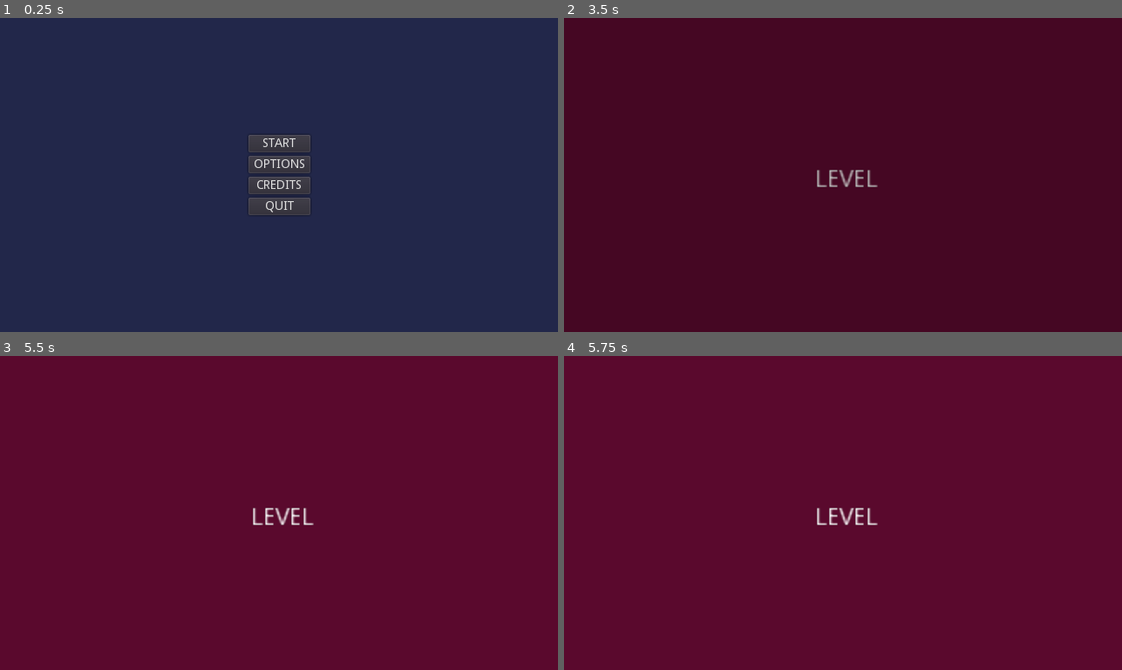
Above: before the commit, frames 1-4 (two rows, left to right).
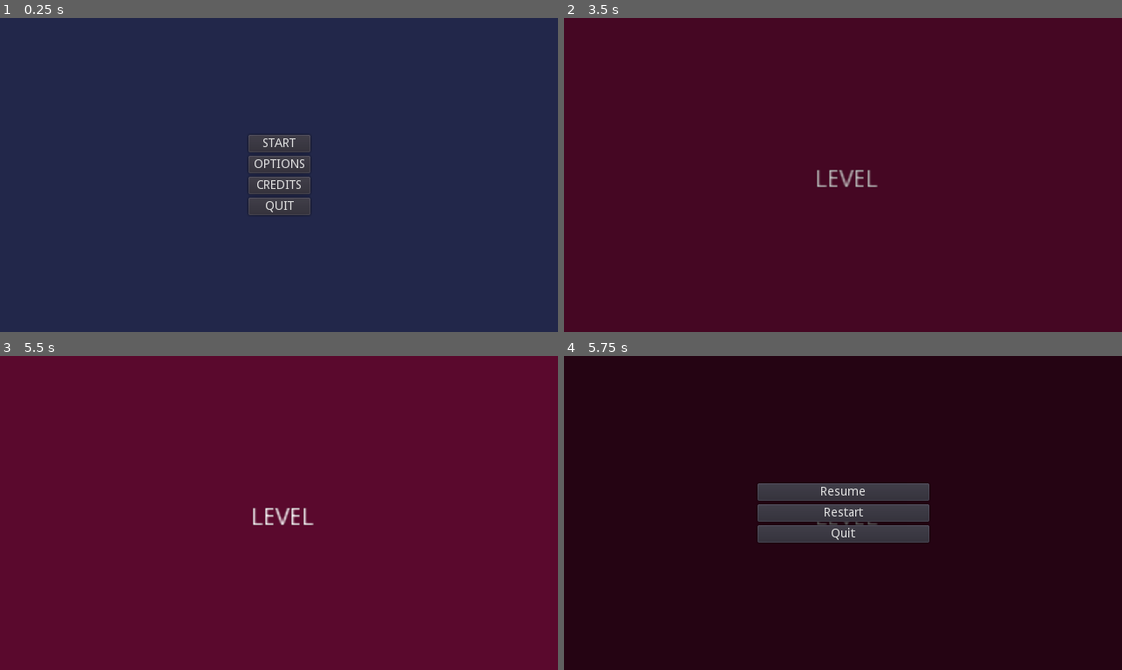
Above: after the commit, the same moments.

Repository: rickyyR/Godot-Blast-Off
Game: Godot game, scene res://Scenes/IntroScene.tscn
Same seed, same stepped clock (60 frames per second), same inputs: the game is played once before the commit and once after it.
Inputs:
- Up to frame 1 (0.25 s): no input
- Up to frame 2 (3.5 s): click "CREDITS" at 0.5 s; tap Enter at 2 s; click "START" at 2.75 s
- Up to frame 3 (5.5 s): tap Space at 4.25 s; tap Enter at 5 s
- Up to frame 4 (5.75 s): tap Escape (ui_cancel) at 5.65 s

Frames 1-3 are identical in both runs. In frame 4, 100% of the frame differs, in the area x 0-100%, y 0-100%.
Error before the commit: Parse Error: The member "visible" already exists in a parent class. (res://Scripts/Autoload/pause_menu.gd:4)

Commit message:
Safety and conventional

Diff:
--- a/Scenes/Autoload/MusicPlayer.tscn
+++ b/Scenes/Autoload/MusicPlayer.tscn
@@ -6,3 +6,5 @@
 pause_mode = 1
 bus = "Music"
 script = ExtResource( 1 )
+
+[connection signal="finished" from="." to="." method="_on_MusicPlayer_finished"]
--- a/Scripts/Autoload/music_player.gd
+++ b/Scripts/Autoload/music_player.gd
@@ -1,44 +1,71 @@
 # MusicPlayer
 extends AudioStreamPlayer
 
+const modes:= ["PLAY_NEXT", "PLAY_PREVIOUS", "PLAY_RANDOM", "LOOP"]
 # You can add more tracks to this list
-onready var playlist:= [preload("res://Assets/menu_soundtrack_by_cactusdude.ogg")]
-onready var current_track_index:= 0
+var playlist:= [preload("res://Assets/menu_soundtrack_by_cactusdude.ogg")]
+var current_mode = "PLAY_NEXT" setget set_mode, get_mode
+var _current_track_index:= 0 setget set_current_index, get_current_index
 
 func _ready() -> void:
-	play_specific_from_playlist(current_track_index)
+	play_specific_from_playlist(_current_track_index)
 	switch_playing()
 
 func play_random() -> void:
 	randomize()
 	var rand_index = randi() % playlist.size() - 1
 	stream = playlist[rand_index]
-	current_track_index = rand_index
+	_current_track_index = rand_index
 
 func play_specific_from_playlist(index: int) -> void:
 	if index > playlist.size() - 1:
 		pass
 	else:
-		current_track_index = index
-		stream = playlist[current_track_index]
+		_current_track_index = index
+		stream = playlist[_current_track_index]
 
 func play_next() -> void:
-	if current_track_index + 1 > playlist.size() - 1:
-		current_track_index = 0
+	if _current_track_index + 1 > playlist.size() - 1:
+		_current_track_index = 0
 	else:
-		current_track_index += 1
-	stream = playlist[current_track_index]
+		_current_track_index += 1
+	stream = playlist[_current_track_index]
 
 func play_previous() -> void:
-	if current_track_index - 1 < 0:
-		current_track_index = playlist.size() - 1
+	if _current_track_index - 1 < 0:
+		_current_track_index = playlist.size() - 1
 	else:
-		current_track_index -= 1
+		_current_track_index -= 1
 
-	stream = playlist[current_track_index]
+	stream = playlist[_current_track_index]
 
 func switch_playing() -> void:
 	if playing:
 		playing = false
 	else:
 		playing = true
+
+func set_mode(new_mode: String) -> void:
+	if modes.find(new_mode) != -1:
+		current_mode = new_mode
+
+func get_mode() -> String:
+	return current_mode
+
+func set_current_index(new_index: int) -> void:
+	if new_index >= playlist.size() - 1:
+		_current_track_index = new_index
+
+func get_current_index() -> int:
+	return _current_track_index
+
+func _on_MusicPlayer_finished() -> void:
+	match current_mode:
+		"PLAY_NEXT":
+			play_next()
+		"PLAY_PREVIOUS":
+			play_previous()
+		"PLAY_RANDOM":
+			play_random()
+		"LOOP":
+			play_specific_from_playlist(_current_track_index)
--- a/Scripts/Autoload/pause_menu.gd
+++ b/Scripts/Autoload/pause_menu.gd
@@ -1,9 +1,9 @@
 # PauseMenu
 extends CanvasLayer
 
-var visible:= false
-onready var Buttons:= get_node("Buttons")
-onready var Background:= get_node("Background")
+var _visible:= false
+onready var _Buttons:= get_node("Buttons")
+onready var _Background:= get_node("Background")
 
 func _on_ResumeButton_pressed():
 	hide()
@@ -17,19 +17,20 @@
 	SceneFader.transition_to("res://Scenes/UI/Menu/MainMenu.tscn")
 
 func _unhandled_input(event):
-	if event.is_action_pressed("ui_cancel") and not visible and get_tree().current_scene.get_class() == "Level":
+	if (event.is_action_pressed("ui_cancel") and not
+	 _visible and get_tree().current_scene.get_class() == "Level"):
 		show()
-	elif event.is_action_pressed("ui_cancel") and visible:
+	elif event.is_action_pressed("ui_cancel") and _visible:
 		hide()
 
 func show() -> void:
 	Engine.time_scale = 0
-	Background.visible = true
-	Buttons.visible = true
-	visible = true
+	_Background.visible = true
+	_Buttons.visible = true
+	_visible = true
 
 func hide() -> void:
 	Engine.time_scale = 1
-	Background.visible = false
-	Buttons.visible = false
-	visible = false
+	_Background.visible = false
+	_Buttons.visible = false
+	_visible = false
--- a/Scripts/Autoload/saving_system.gd
+++ b/Scripts/Autoload/saving_system.gd
@@ -1,8 +1,8 @@
 extends Node
 
-const SAVE_DIR = "user://saves/"
-
-var save_path = SAVE_DIR + "save.dat"
+const _SAVE_DIR = "user://saves/"
+const _file_name = "save.dat"
+const _save_path = _SAVE_DIR + _file_name
 
 func _ready() -> void:
 	load_data()
@@ -13,11 +13,11 @@
 	#Note that the loading order must match the saving order
 	var options_data = GlobalVariables.settings
 	var dir = Directory.new()
-	if !dir.dir_exists(SAVE_DIR):
-		dir.make_dir_recursive(SAVE_DIR)
+	if !dir.dir_exists(_SAVE_DIR):
+		dir.make_dir_recursive(_SAVE_DIR)
 	var file = File.new()
 	# Save without encryption
-	var error = file.open(save_path, File.WRITE)
+	var error = file.open(_save_path, File.WRITE)
 	# Save with encryption. Pass any String you want as last parameter
 	#var error = file.open_encrypted_with_pass(save_path, File.WRITE, "YourKeyHere")
 	if error == OK:
@@ -26,9 +26,9 @@
 
 func load_data() -> void:
 	var file = File.new()
-	if file.file_exists(save_path):
+	if file.file_exists(_save_path):
 		# Load without encryption
-		var error = file.open(save_path, File.READ)
+		var error = file.open(_save_path, File.READ)
 		# Load with encryption.
 		# Last parameter has to match the String passed as parameter in "Save with encryption"
 		#var error = file.open_encrypted_with_pass(save_path, File.READ, "YourKeyHere")
@@ -41,7 +41,7 @@
 
 func delete_all_data() -> void:
 	var dir = Directory.new()
-	dir.remove(save_path)
+	dir.remove(_save_path)
 
 func apply_user_settings() -> void:
 	if not GlobalVariables.settings["Fullscreen"]:
--- a/Scripts/UI/Menu/credits_screen.gd
+++ b/Scripts/UI/Menu/credits_screen.gd
@@ -1,7 +1,7 @@
 # CreditsScreen
 extends Control
 
-var is_scrolling_down:= true
+var _is_scrolling_down:= true
 
 onready var _ScrollContainer:= get_node("ScrollContainer")
 onready var _AnimationPlayer:= get_node("AnimationPlayer")
@@ -13,11 +13,11 @@
 
 func _on_AnimationPlayer_animation_finished(_anim_name: String) -> void:
 	# AnimationPlayer will switch between scroll directions automatically
-	if is_scrolling_down:
-		is_scrolling_down = false
+	if _is_scrolling_down:
+		_is_scrolling_down = false
 		_AnimationPlayer.play_backwards("scroll")
 	else:
-		is_scrolling_down = true
+		_is_scrolling_down = true
 		_AnimationPlayer.play("scroll")
 
 func _unhandled_input(event):
